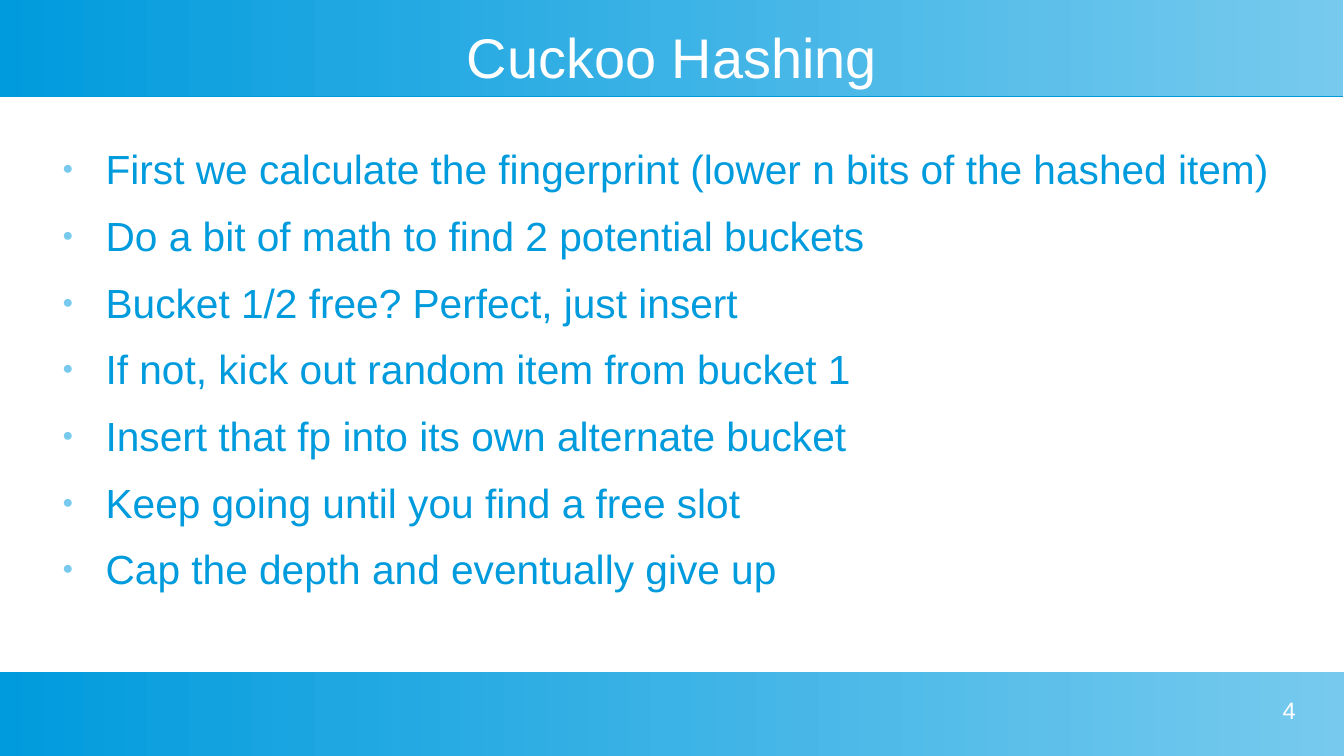
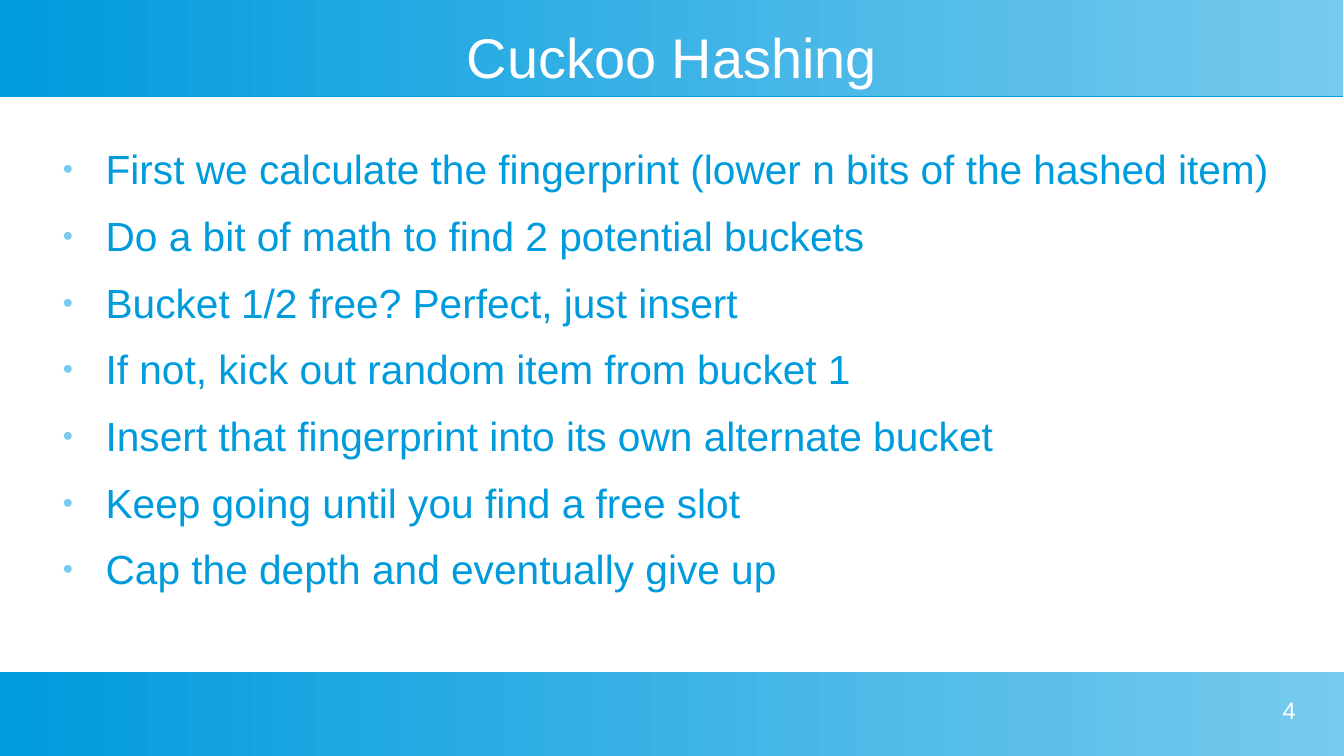
Before and after one commit to tdortman/Cuckoo-GPU, a slide deck: slide 4 of HPC_Presentation.odp. Drawn at 1344x756 pixels with LibreOffice and Linux fonts; fonts in the diff are those of the drawing. Boxes give left, top, right and bottom in pixels: in the first picture for what was removed or moved away, otherwise in the second. Text is boxed around its words. In the diff, an @@ line names an element or a change of style, - is before the commit and + after.

Commit message:
tweak presentation

```diff
--- a/HPC_Presentation.odp
+++ b/HPC_Presentation.odp
@@ text at [106, 421, 993, 459]: text changed @@
-● Insert that fp into its own alternate bucket
+● Insert that fingerprint into its own alternate bucket
```
Also in this commit, not shown: 5 other slides changed.
